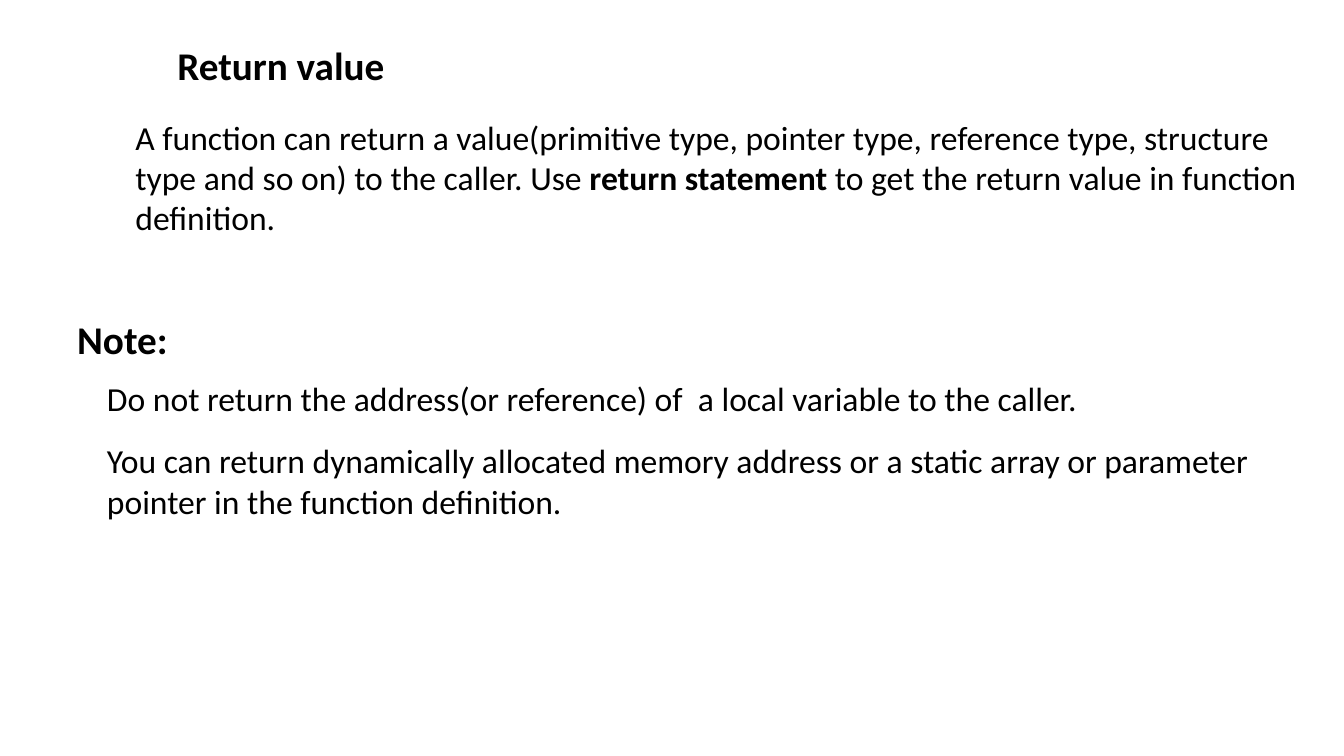
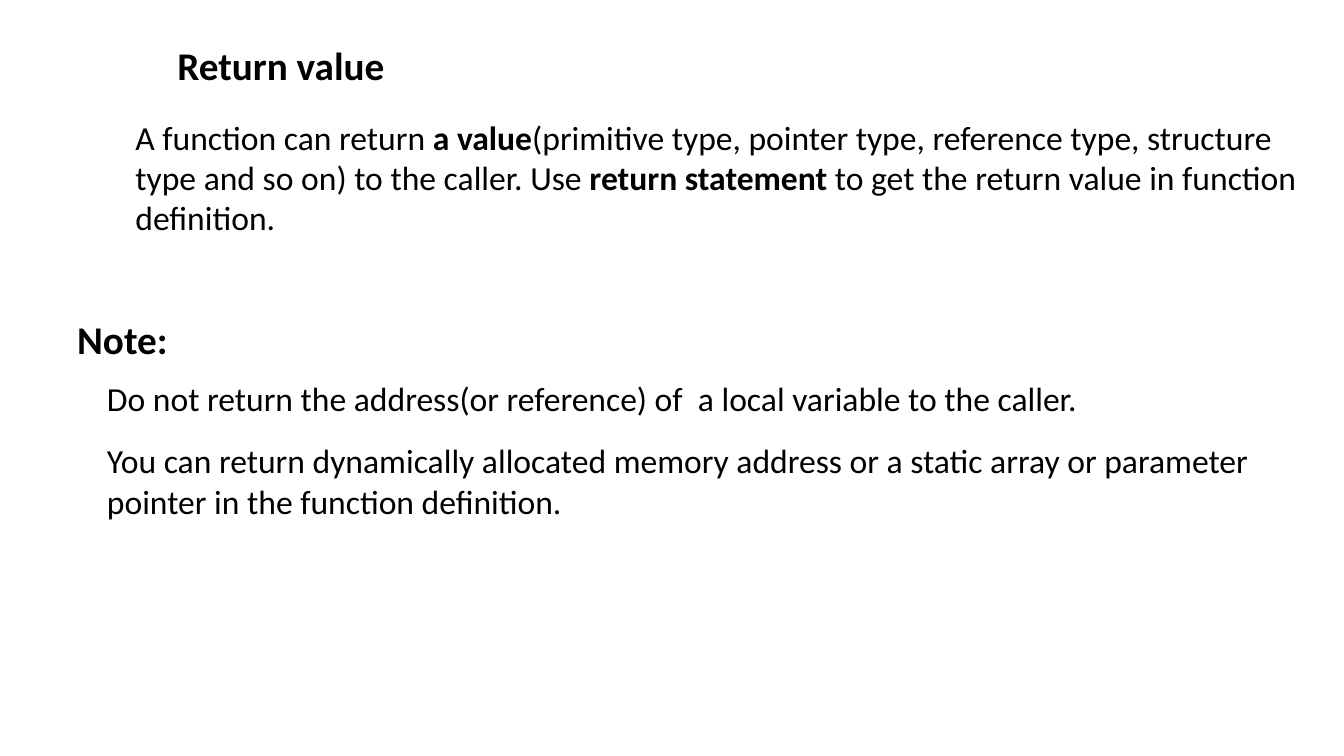
Before and after one commit to ShiqiYu/CPP, a slide deck: slide 10 of week06/Lab06.pptx (slide 11 before the commit). Drawn at 1344x756 pixels with LibreOffice and Linux fonts; fonts in the diff are those of the drawing; background and template pictures are left out. Boxes give left, top, right and bottom in pixels: in the first picture for what was removed or moved away, otherwise in the second. Text is boxed around its words. In the diff, an @@ line names an element or a change of style, - is before the commit and + after.

```diff
--- a/week06/Lab06.pptx
+++ b/week06/Lab06.pptx
@@ text "A function can return a ..." at box(135, 125, 1296, 231): bold on in "a value(primitive" @@
```
Also in this commit, not shown: 6 other slides changed, 24 slides added, 1 slide removed, 1 other file.
